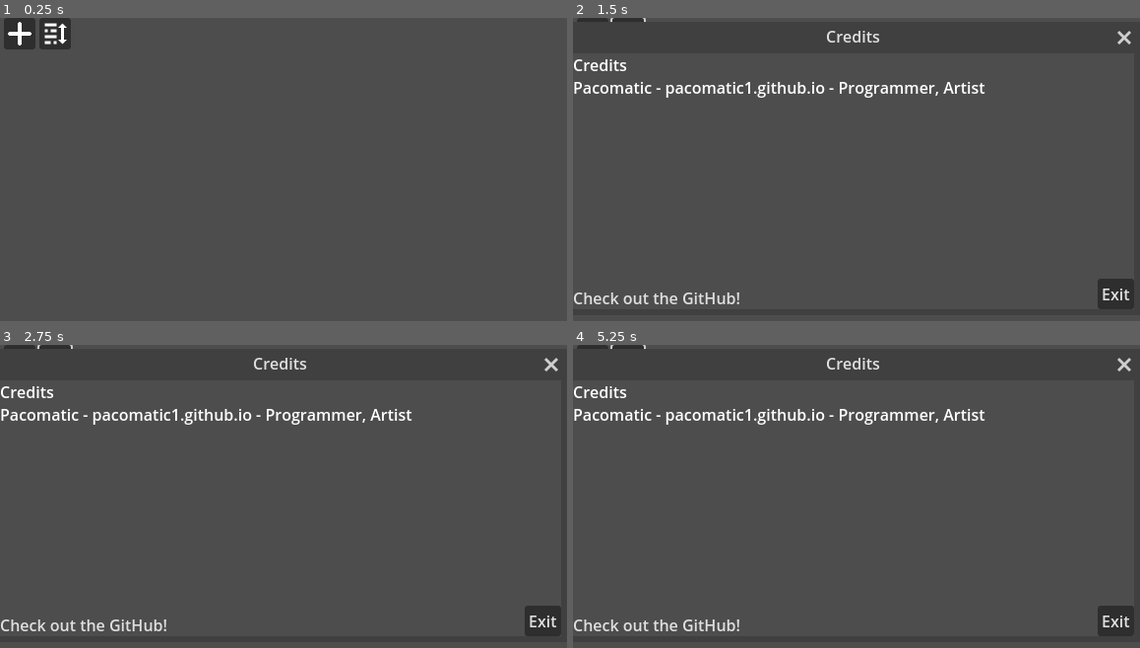
Above: before the commit, frames 1-4 (two rows, left to right).
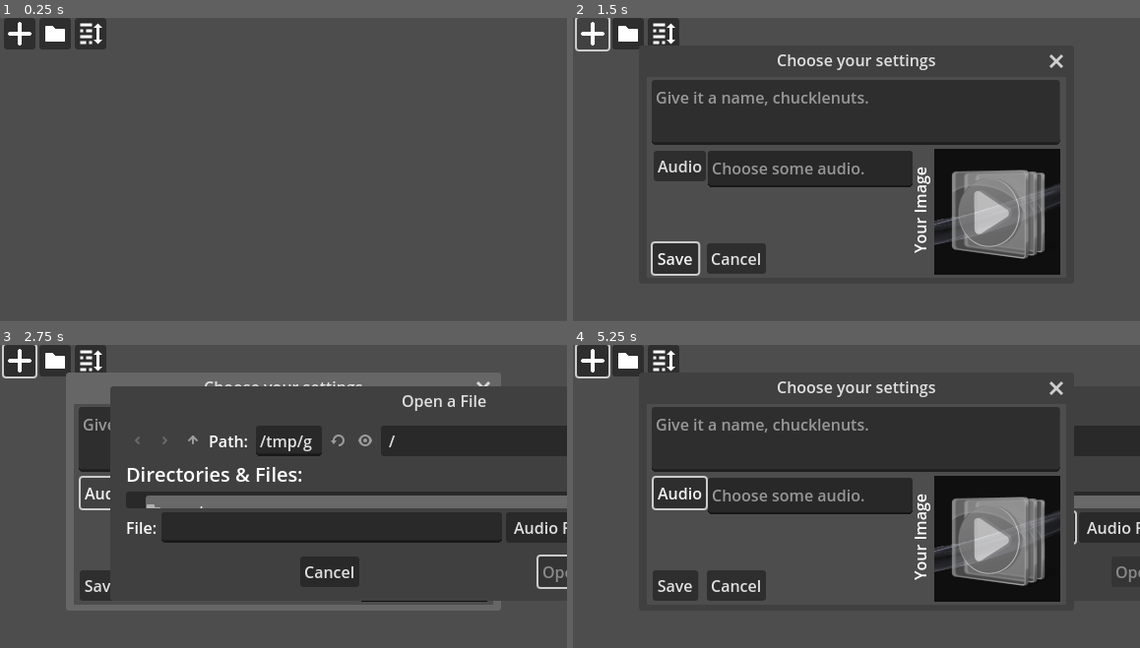
Above: after the commit, the same moments.

Repository: Pacomatic1/Pacos_Simple_GD_Soundboard
Game: Godot game, scene res://assets/scenes/playloadwindow/playaudiowindow.tscn
The game is run twice, just before and just after one commit, with the same random seed, the same clock (stepped at 60 frames per second) and the same inputs.
Inputs (mouse positions are in pixels of both pictures, inside the frame that each line leads up to):
- Up to frame 1 (0.25 s): no input
- Up to frame 2 (1.5 s): click (629, 33) at 0.52 s; click (590, 33) at 1.25 s
- Up to frame 3 (2.75 s): click (107, 493) at 2 s, where only the run after the commit has a clickable "Audio"
- Up to frame 4 (5.25 s): click (998, 538) at 2.77 s; click (590, 360) at 3.5 s; click (680, 493) at 4.25 s, where only the run after the commit has a clickable "Audio"; click (998, 538) at 5.02 s

The runs differ from the first frame. In frame 1, 0.7% of the frame differs, in the area x 7-19%, y 0-11%; in frame 2, 34%; in frame 3, 30%; in frame 4, 37%, in the area x 0-100%, y 0-97%.

Commit message:
You can now open save folder.
Yay!!!

Diff:
--- a/assets/scenes/globalmodule/globalthingscode.gd
+++ b/assets/scenes/globalmodule/globalthingscode.gd
@@ -46,7 +46,7 @@
 		DirAccess.remove_absolute("user://profiles/" + CurrentProfile + "/soundeffects/" + SoundID +'/' + String)
 	# And NOW we can delete it. Phew!
 	DirAccess.remove_absolute("user://profiles/" + CurrentProfile + "/soundeffects/" + SoundID)
-	print(SoundID + " has been deleted!")
+	print("Sound ID: "+ SoundID + " has been deleted!")
 	$/root/MainParentNode.when_sound_deleted() # Nothing to do with files, just for reloads and whatnot. Don't worry too much.
 
 func PlayAudioFile(pathtofile: String):
--- a/assets/scenes/playloadwindow/playaudiowindow.gd
+++ b/assets/scenes/playloadwindow/playaudiowindow.gd
@@ -48,3 +48,7 @@
 		GridContainerForSFX.add_child(SoundObjectGridPieceFile.instantiate())
 		SoundUniqueID = String # Just to make it a little less confusing.
 		send_info_to_sfx_grid_obj.emit(SoundUniqueID)
+
+
+
+func _on_save_folder_button_pressed():OS.shell_open(ProjectSettings.globalize_path('user://'))
--- a/assets/scenes/playloadwindow/playaudiowindow.tscn
+++ b/assets/scenes/playloadwindow/playaudiowindow.tscn
@@ -1,8 +1,9 @@
-[gd_scene load_steps=4 format=3 uid="uid://68ca2vk6tjtg"]
+[gd_scene load_steps=5 format=3 uid="uid://68ca2vk6tjtg"]
 
 [ext_resource type="Script" path="res://assets/scenes/playloadwindow/playaudiowindow.gd" id="1_7wugq"]
 [ext_resource type="Texture2D" uid="uid://bqwa303ek508t" path="res://assets/themes/default/plusicon.png" id="2_pulwo"]
 [ext_resource type="Texture2D" uid="uid://bisr7x7yuge3w" path="res://assets/themes/default/credits_icon.png" id="3_5bcy6"]
+[ext_resource type="Texture2D" uid="uid://hmy057tgucgk" path="res://assets/themes/default/folder_icon.png" id="3_xvgu8"]
 
 [node name="MainParentNode" type="Node"]
 script = ExtResource("1_7wugq")
@@ -14,6 +15,26 @@
 anchor_bottom = 1.0
 grow_horizontal = 2
 grow_vertical = 2
+
+[node name="SoundBoardGrid" type="Node" parent="UI_Parent"]
+
+[node name="ScrollContainer" type="ScrollContainer" parent="UI_Parent/SoundBoardGrid"]
+anchors_preset = -1
+anchor_left = 0.007
+anchor_top = 0.105
+anchor_right = 1.0
+anchor_bottom = 1.0
+offset_left = -0.0320001
+offset_top = -0.0200005
+grow_horizontal = 2
+grow_vertical = 2
+size_flags_horizontal = 3
+horizontal_scroll_mode = 0
+
+[node name="HFlowContainer" type="HFlowContainer" parent="UI_Parent/SoundBoardGrid/ScrollContainer"]
+layout_mode = 2
+size_flags_horizontal = 3
+size_flags_vertical = 3
 
 [node name="TopBar" type="Control" parent="UI_Parent"]
 layout_mode = 2
@@ -39,6 +60,14 @@
 icon_alignment = 1
 expand_icon = true
 
+[node name="OpenSaveFolderButton" type="Button" parent="UI_Parent/TopBar/HBoxContainer"]
+custom_minimum_size = Vector2(32, 32)
+layout_mode = 2
+mouse_default_cursor_shape = 2
+icon = ExtResource("3_xvgu8")
+icon_alignment = 1
+expand_icon = true
+
 [node name="CreditsButton" type="Button" parent="UI_Parent/TopBar/HBoxContainer"]
 custom_minimum_size = Vector2(32, 32)
 layout_mode = 2
@@ -49,30 +78,6 @@
 [node name="MarginContainerEnd" type="MarginContainer" parent="UI_Parent/TopBar/HBoxContainer"]
 layout_mode = 2
 
-[node name="SoundBoardGrid" type="Node" parent="UI_Parent"]
-
-[node name="ScrollContainer" type="ScrollContainer" parent="UI_Parent/SoundBoardGrid"]
-anchors_preset = -1
-anchor_left = 0.007
-anchor_top = 0.105
-anchor_right = 1.0
-anchor_bottom = 1.0
-offset_left = -0.0320001
-offset_top = -0.0200005
-grow_horizontal = 2
-grow_vertical = 2
-size_flags_horizontal = 3
-horizontal_scroll_mode = 0
-
-[node name="HFlowContainer" type="HFlowContainer" parent="UI_Parent/SoundBoardGrid/ScrollContainer"]
-layout_mode = 2
-size_flags_horizontal = 3
-size_flags_vertical = 3
-
-[node name="Misc_Nodes" type="Node" parent="."]
-
-[node name="KillNodeTimer" type="Timer" parent="Misc_Nodes"]
-wait_time = 0.015
-
 [connection signal="pressed" from="UI_Parent/TopBar/HBoxContainer/FileModButton" to="." method="_on_file_mod_button_pressed"]
+[connection signal="pressed" from="UI_Parent/TopBar/HBoxContainer/OpenSaveFolderButton" to="." method="_on_save_folder_button_pressed"]
 [connection signal="pressed" from="UI_Parent/TopBar/HBoxContainer/CreditsButton" to="." method="_on_credits_button_pressed"]
Binary file added: assets/themes/default/folder_icon.png
Not shown, added: assets/themes/default/folder_icon.png.import
Not shown, changed: assets/thinking/project organizer.txt
